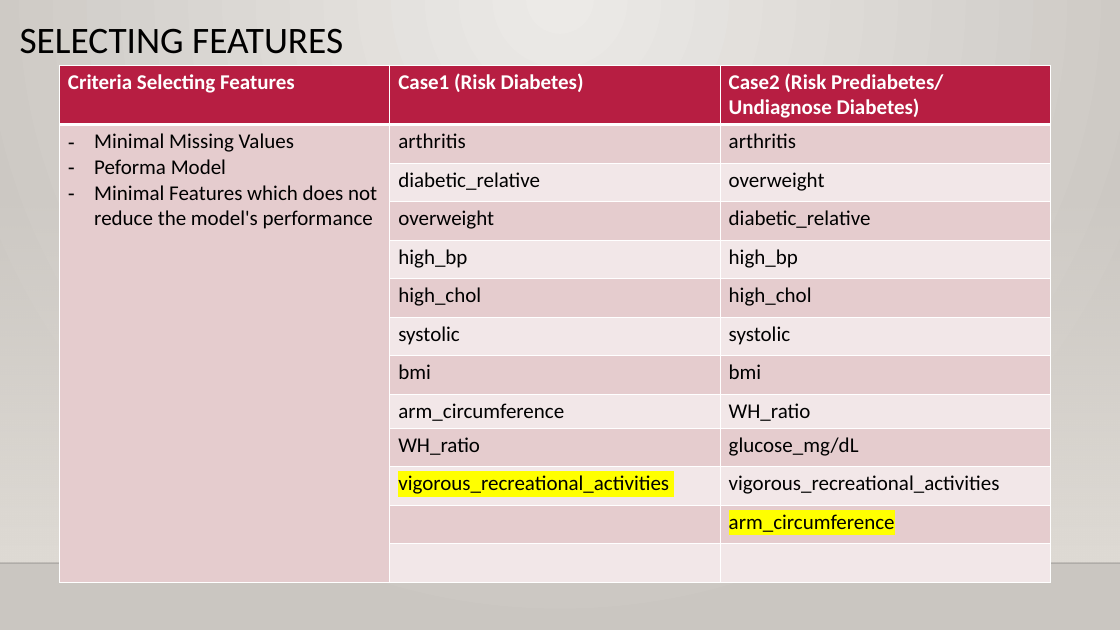
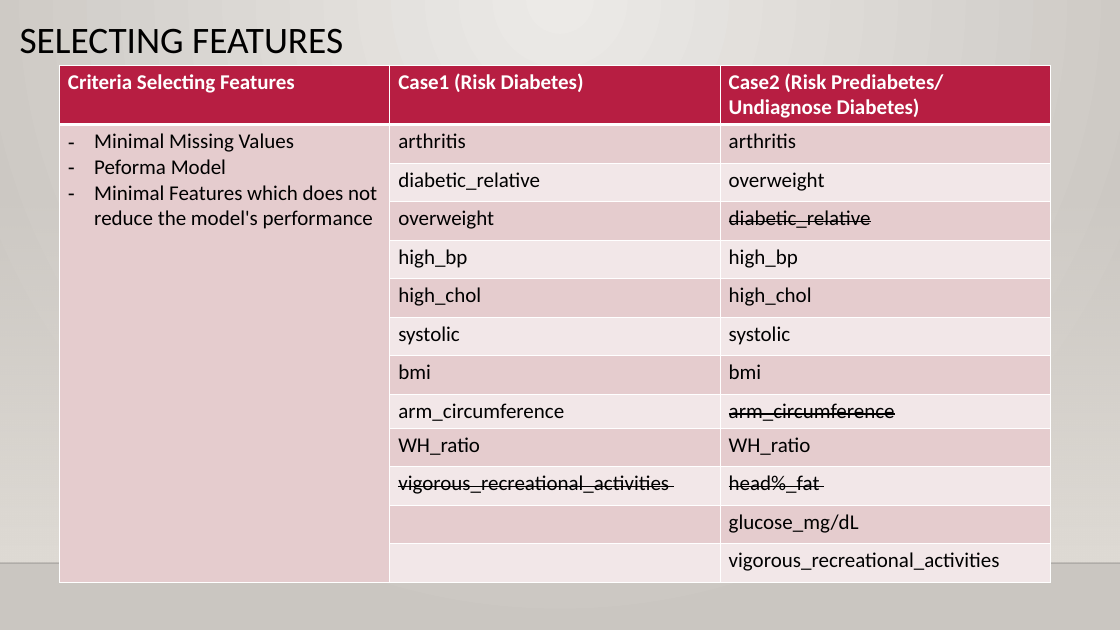
Before and after one commit to dinanad/Final-Project-Diabetes-Type-II-Risk-Prediction, a slide deck: slide 9 of Diabetes Prediction.pptx. Drawn at 1120x630 pixels with LibreOffice and Linux fonts; fonts in the diff are those of the drawing; background and template pictures are left out. Boxes give left, top, right and bottom in pixels: in the first picture for what was removed or moved away, otherwise in the second. Text is boxed around its words. In the diff, an @@ line names an element or a change of style, - is before the commit and + after.

```diff
--- a/Diabetes Prediction.pptx
+++ b/Diabetes Prediction.pptx
@@ table at (60,65,1050,581) @@
-row 9, column 3: WH_ratio
+row 9, column 3: arm_circumference
-row 10, column 3: glucose_mg/dL
+row 10, column 3: WH_ratio
-row 11, column 3: vigorous_recreational_activities
+row 11, column 3: head%_fat
-row 12, column 3: arm_circumference
+row 12, column 3: glucose_mg/dL
-row 13, column 3: 
+row 13, column 3: vigorous_recreational_activities
@@ strikethrough on in "diabetic_relative", "vigorous_recreational_activities" @@
@@ highlight #FFFF00 to none in "vigorous_recreational_activities" @@
```
Also in this commit, not shown: 2 other slides changed, 6 slides removed.
